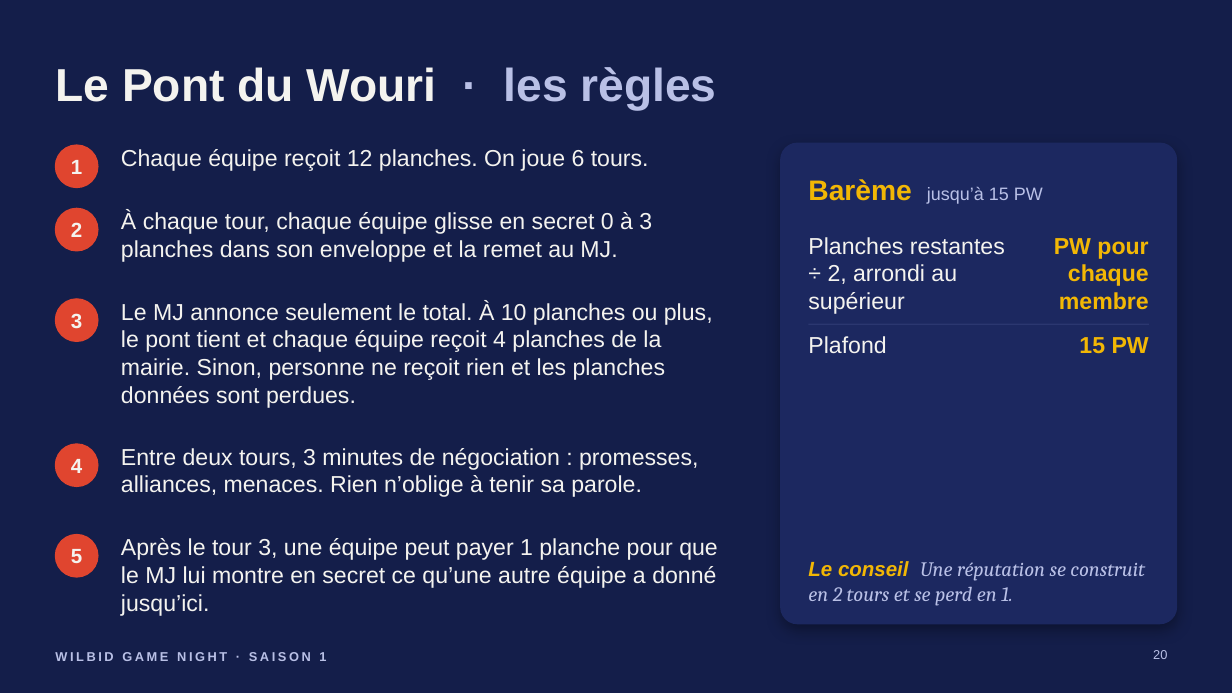
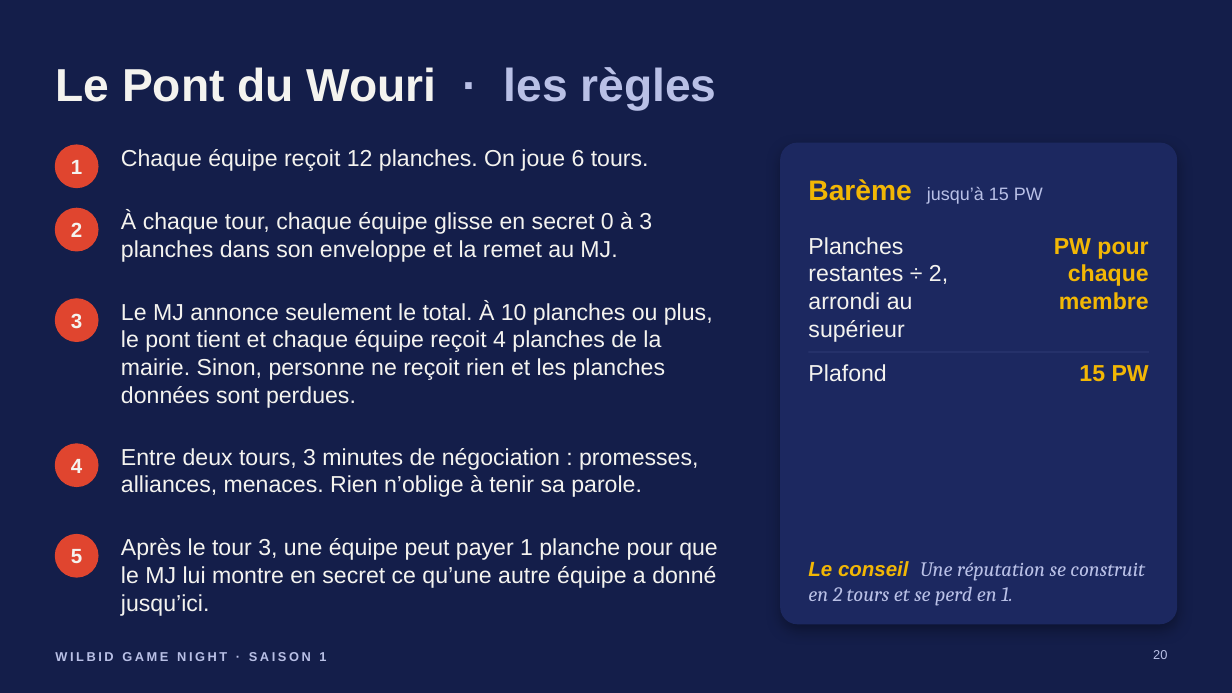
Before and after one commit to sedsgd/wilbid_game_night, a slide deck: slide 20 of documents/presentation-jour-j/Wilbid-presentation-jour-J.pptx. Drawn at 1232x693 pixels with LibreOffice and Linux fonts; fonts in the diff are those of the drawing. Boxes give left, top, right and bottom in pixels: in the first picture for what was removed or moved away, otherwise in the second. Text is boxed around its words. In the diff, an @@ line names an element or a change of style, - is before the commit and + after.

```diff
--- a/documents/presentation-jour-j/Wilbid-presentation-jour-J.pptx
+++ b/documents/presentation-jour-j/Wilbid-presentation-jour-J.pptx
@@ text "Planches restantes ÷ 2, arrondi ..." rewrapped from (808,237,1005,314) to (808,237,948,342) @@
@@ text "Plafond": place and size @@
-text "Plafond" at (808,336,886,354)
+text "Plafond" at (808,364,886,382)
@@ line moved from (809, 324) - (1149, 324) to (809, 352) - (1149, 352) @@
@@ text "15 PW": place and size @@
-text "15 PW" at (1079,337,1149,354)
+text "15 PW" at (1079,365,1149,382)
```
Also in this commit, not shown: 16 other slides changed, 1 other file.
